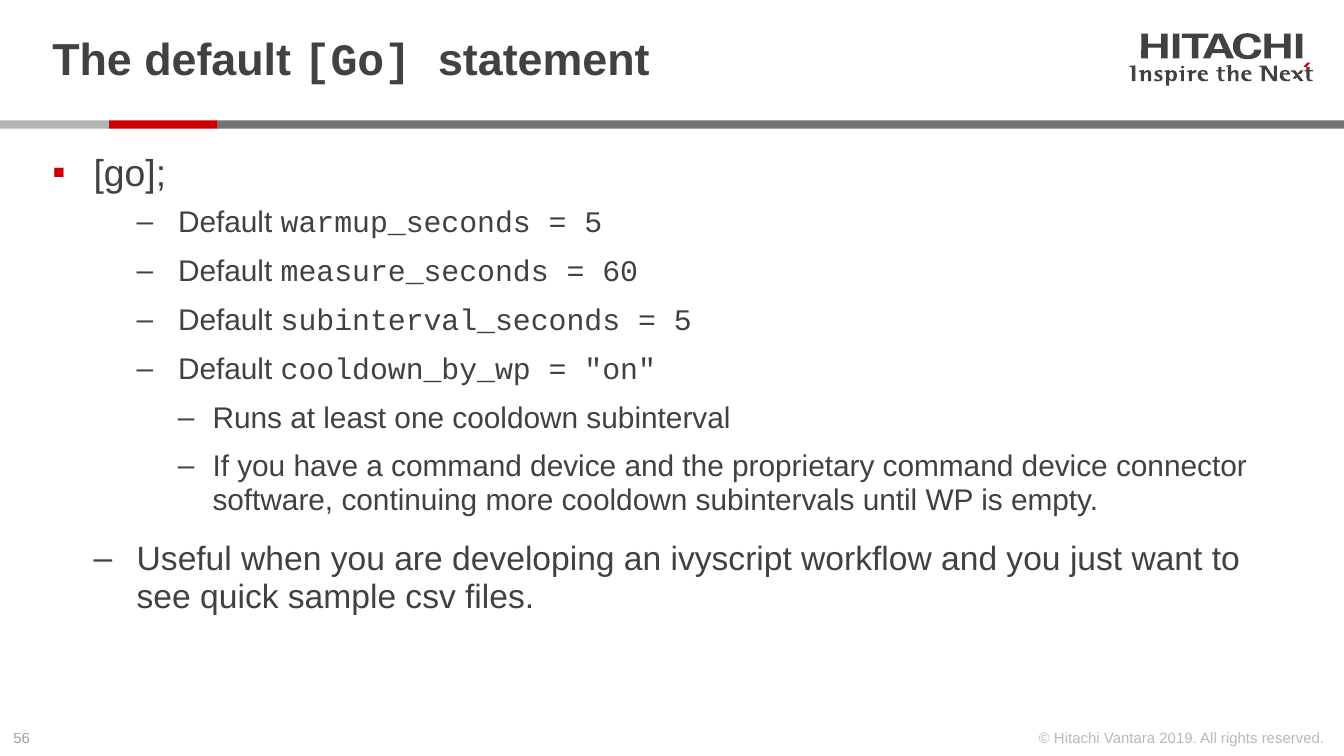
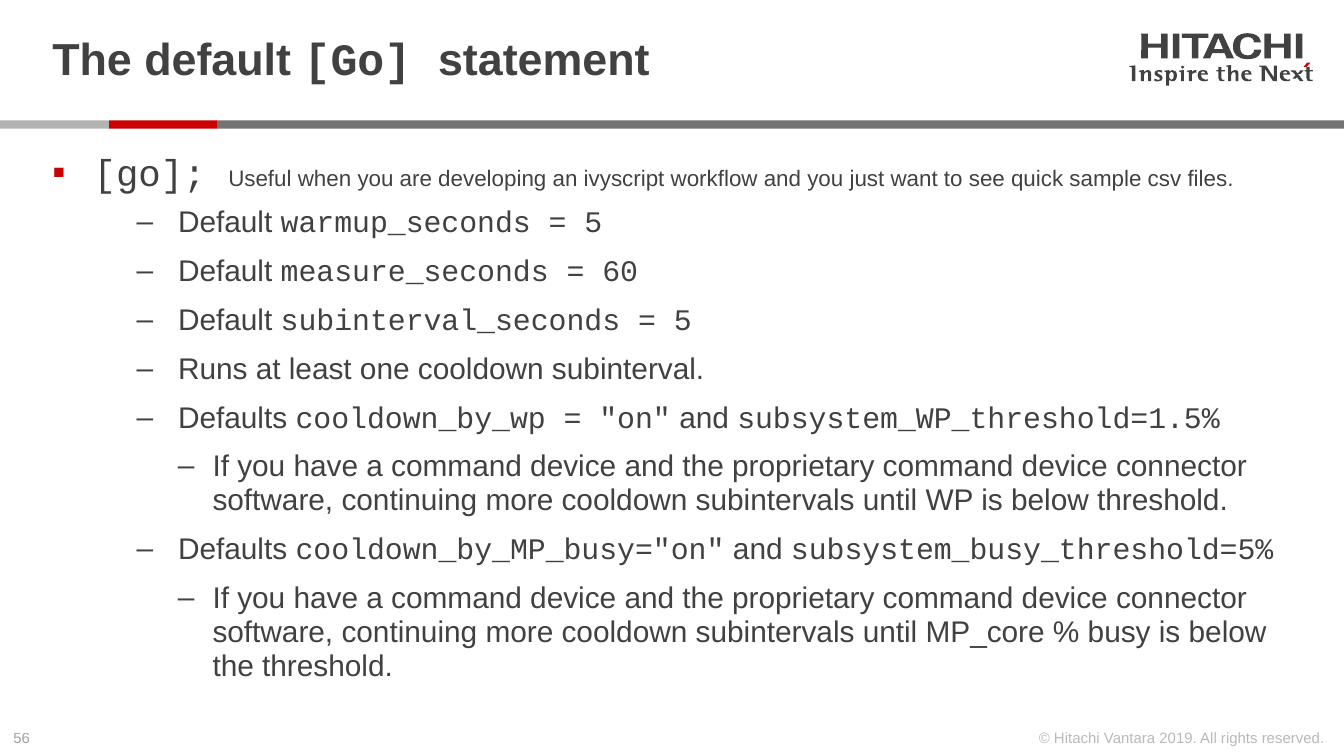
Before and after one commit to Hitachi-Data-Systems/ivy, a slide deck: slide 56 of doc/Programming the ivy engine.pptx. Drawn at 1344x756 pixels with LibreOffice and Linux fonts; fonts in the diff are those of the drawing. Boxes give left, top, right and bottom in pixels: in the first picture for what was removed or moved away, otherwise in the second. Text is boxed around its words. In the diff, an @@ line names an element or a change of style, - is before the commit and + after.

Commit message:
added cooldown_by_MP_busy, subsystem_busy_threshold, and subsystem_WP_threshold

```diff
--- a/doc/Programming the ivy engine.pptx
+++ b/doc/Programming the ivy engine.pptx
@@ text at (x1=94, y1=159, x2=1234, y2=194): text changed; size 20 to 12 pt @@
-▪ [go];
+▪ [go]; Useful when you are developing an ivyscript workflow and you just want to see quick sample csv files.
@@ text at (x1=178, y1=357, x2=1273, y2=677): text changed @@
-    ‒ Default cooldown_by_wp = "on"
-      ‒ Runs at least one cooldown subinterval
-      ‒ If you have a command device and the proprietary command device connector software, continuing more cooldown subintervals until WP is empty.
-  ‒ Useful when you are developing an ivyscript workflow and you just want to see quick sample csv files.
+    ‒ Runs at least one cooldown subinterval.
+    ‒ Defaults cooldown_by_wp = "on" and subsystem_WP_threshold=1.5%
+      ‒ If you have a command device and the proprietary command device connector software, continuing more cooldown subintervals until WP is below threshold.
+    ‒ Defaults cooldown_by_MP_busy="on" and subsystem_busy_threshold=5%
+      ‒ If you have a command device and the proprietary command device connector software, continuing more cooldown subintervals until MP_core % busy is below the threshold.
```
Also in this commit, not shown: 3 other slides changed, 9 other files.
